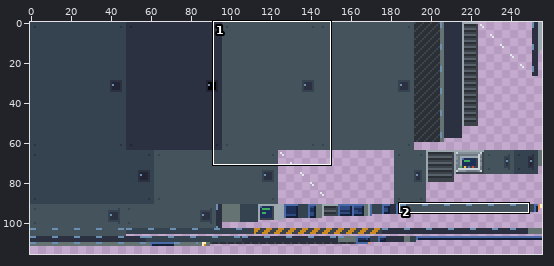
File history of a pixel-art file, src/main/art/machines/machine/precision_assembler.aseprite. Above: a wide view before the commit, with the close-up outlined.
Close-up. As it was:
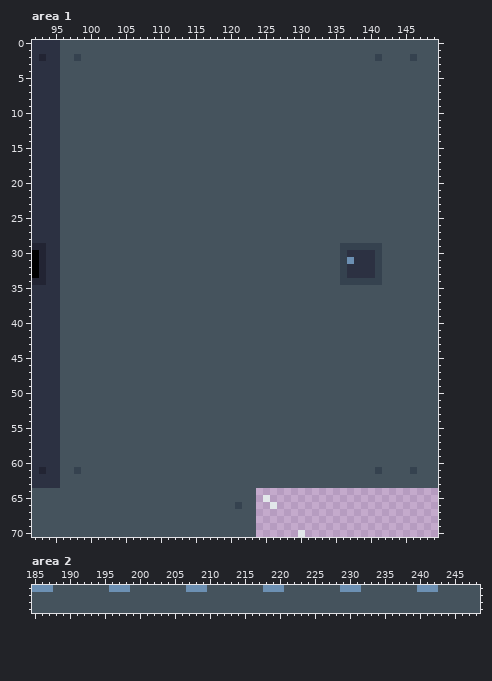
256x128 pixels, 1 frame. Colours within 5 levels of each other are drawn and written as one. Shown: area 1: x 92..149, y 0..70; area 2: x 185..248, y 91..94. The wide view leaves out empty margins. The commit also changed other parts of the picture, which this record leaves out.
And afterwards:
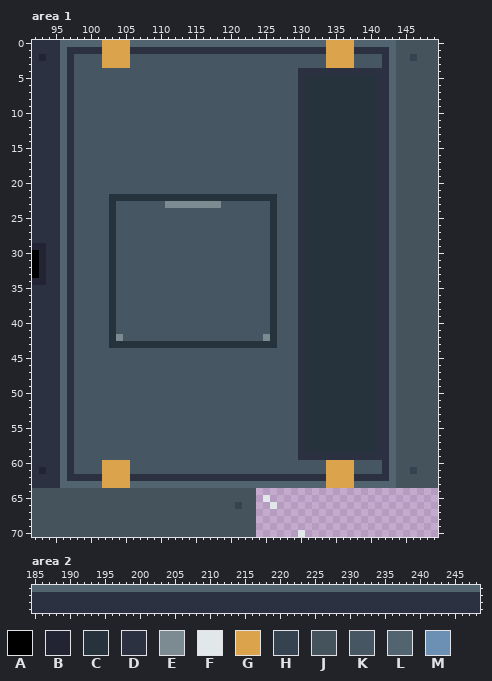
Palette (. is transparent): A #000000  B #222433  C #26323c  D #2c3142  E #7b8b91  F #e2e7ea  G #daa34c  H #35424f  J #45535d  K #465663  L #536471  M #6c90b3
Log entry: Apply guarded furnace and graphite industrial finishes
Changes in this commit:
layer "Guarded graphite roof" added
layer "Access panels and safety guards" added
Changed rows in their new state; - is an unchanged pixel.
Area 1, layers "Access panels and safety guards", "Guarded graphite roof":
first column x 96:
 0 LLLLLLGGGGLLLLLLLLLLLLLLLLLLLLLLLLLLLLGGGGLLLLLL
 1 LDDDDDGGGGDDDDDDDDDDDDDDDDDDDDDDDDDDDDGGGGDDDDDL
 2 LDKKKKGGGGKKKKKKKKKKKKKKKKKKKKKKKKKKKKGGGGKKKKDL
 3 LDKKKKGGGGKKKKKKKKKKKKKKKKKKKKKKKKKKKKGGGGKKKKDL
 4 LDKKKKKKKKKKKKKKKKKKKKKKKKKKKKKKKKDDDDDDDDDDDDDL
 5 LDKKKKKKKKKKKKKKKKKKKKKKKKKKKKKKKKDCCCCCCCCCCDDL
 6 LDKKKKKKKKKKKKKKKKKKKKKKKKKKKKKKKKDCCCCCCCCCCDDL
 7 LDKKKKKKKKKKKKKKKKKKKKKKKKKKKKKKKKDCCCCCCCCCCDDL
 8 LDKKKKKKKKKKKKKKKKKKKKKKKKKKKKKKKKDCCCCCCCCCCDDL
 9 LDKKKKKKKKKKKKKKKKKKKKKKKKKKKKKKKKDCCCCCCCCCCDDL
10 LDKKKKKKKKKKKKKKKKKKKKKKKKKKKKKKKKDCCCCCCCCCCDDL
11 LDKKKKKKKKKKKKKKKKKKKKKKKKKKKKKKKKDCCCCCCCCCCDDL
12 LDKKKKKKKKKKKKKKKKKKKKKKKKKKKKKKKKDCCCCCCCCCCDDL
13 LDKKKKKKKKKKKKKKKKKKKKKKKKKKKKKKKKDCCCCCCCCCCDDL
14 LDKKKKKKKKKKKKKKKKKKKKKKKKKKKKKKKKDCCCCCCCCCCDDL
15 LDKKKKKKKKKKKKKKKKKKKKKKKKKKKKKKKKDCCCCCCCCCCDDL
16 LDKKKKKKKKKKKKKKKKKKKKKKKKKKKKKKKKDCCCCCCCCCCDDL
17 LDKKKKKKKKKKKKKKKKKKKKKKKKKKKKKKKKDCCCCCCCCCCDDL
18 LDKKKKKKKKKKKKKKKKKKKKKKKKKKKKKKKKDCCCCCCCCCCDDL
19 LDKKKKKKKKKKKKKKKKKKKKKKKKKKKKKKKKDCCCCCCCCCCDDL
20 LDKKKKKKKKKKKKKKKKKKKKKKKKKKKKKKKKDCCCCCCCCCCDDL
21 LDKKKKKKKKKKKKKKKKKKKKKKKKKKKKKKKKDCCCCCCCCCCDDL
22 LDKKKKKCCCCCCCCCCCCCCCCCCCCCCCCKKKDCCCCCCCCCCDDL
23 LDKKKKKCKKKKKKKEEEEEEEEKKKKKKKCKKKDCCCCCCCCCCDDL
24 LDKKKKKCKKKKKKKKKKKKKKKKKKKKKKCKKKDCCCCCCCCCCDDL
25 LDKKKKKCKKKKKKKKKKKKKKKKKKKKKKCKKKDCCCCCCCCCCDDL
26 LDKKKKKCKKKKKKKKKKKKKKKKKKKKKKCKKKDCCCCCCCCCCDDL
27 LDKKKKKCKKKKKKKKKKKKKKKKKKKKKKCKKKDCCCCCCCCCCDDL
28 LDKKKKKCKKKKKKKKKKKKKKKKKKKKKKCKKKDCCCCCCCCCCDDL
29 LDKKKKKCKKKKKKKKKKKKKKKKKKKKKKCKKKDCCCCCCCCCCDDL
30 LDKKKKKCKKKKKKKKKKKKKKKKKKKKKKCKKKDCCCCCCCCCCDDL
31 LDKKKKKCKKKKKKKKKKKKKKKKKKKKKKCKKKDCCCCCCCCCCDDL
32 LDKKKKKCKKKKKKKKKKKKKKKKKKKKKKCKKKDCCCCCCCCCCDDL
33 LDKKKKKCKKKKKKKKKKKKKKKKKKKKKKCKKKDCCCCCCCCCCDDL
34 LDKKKKKCKKKKKKKKKKKKKKKKKKKKKKCKKKDCCCCCCCCCCDDL
35 LDKKKKKCKKKKKKKKKKKKKKKKKKKKKKCKKKDCCCCCCCCCCDDL
36 LDKKKKKCKKKKKKKKKKKKKKKKKKKKKKCKKKDCCCCCCCCCCDDL
37 LDKKKKKCKKKKKKKKKKKKKKKKKKKKKKCKKKDCCCCCCCCCCDDL
38 LDKKKKKCKKKKKKKKKKKKKKKKKKKKKKCKKKDCCCCCCCCCCDDL
39 LDKKKKKCKKKKKKKKKKKKKKKKKKKKKKCKKKDCCCCCCCCCCDDL
40 LDKKKKKCKKKKKKKKKKKKKKKKKKKKKKCKKKDCCCCCCCCCCDDL
41 LDKKKKKCKKKKKKKKKKKKKKKKKKKKKKCKKKDCCCCCCCCCCDDL
42 LDKKKKKCEKKKKKKKKKKKKKKKKKKKKECKKKDCCCCCCCCCCDDL
43 LDKKKKKCCCCCCCCCCCCCCCCCCCCCCCCKKKDCCCCCCCCCCDDL
44 LDKKKKKKKKKKKKKKKKKKKKKKKKKKKKKKKKDCCCCCCCCCCDDL
45 LDKKKKKKKKKKKKKKKKKKKKKKKKKKKKKKKKDCCCCCCCCCCDDL
46 LDKKKKKKKKKKKKKKKKKKKKKKKKKKKKKKKKDCCCCCCCCCCDDL
47 LDKKKKKKKKKKKKKKKKKKKKKKKKKKKKKKKKDCCCCCCCCCCDDL
48 LDKKKKKKKKKKKKKKKKKKKKKKKKKKKKKKKKDCCCCCCCCCCDDL
49 LDKKKKKKKKKKKKKKKKKKKKKKKKKKKKKKKKDCCCCCCCCCCDDL
50 LDKKKKKKKKKKKKKKKKKKKKKKKKKKKKKKKKDCCCCCCCCCCDDL
51 LDKKKKKKKKKKKKKKKKKKKKKKKKKKKKKKKKDCCCCCCCCCCDDL
52 LDKKKKKKKKKKKKKKKKKKKKKKKKKKKKKKKKDCCCCCCCCCCDDL
53 LDKKKKKKKKKKKKKKKKKKKKKKKKKKKKKKKKDCCCCCCCCCCDDL
54 LDKKKKKKKKKKKKKKKKKKKKKKKKKKKKKKKKDCCCCCCCCCCDDL
55 LDKKKKKKKKKKKKKKKKKKKKKKKKKKKKKKKKDCCCCCCCCCCDDL
56 LDKKKKKKKKKKKKKKKKKKKKKKKKKKKKKKKKDCCCCCCCCCCDDL
57 LDKKKKKKKKKKKKKKKKKKKKKKKKKKKKKKKKDCCCCCCCCCCDDL
58 LDKKKKKKKKKKKKKKKKKKKKKKKKKKKKKKKKDCCCCCCCCCCDDL
59 LDKKKKKKKKKKKKKKKKKKKKKKKKKKKKKKKKDDDDDDDDDDDDDL
60 LDKKKKGGGGKKKKKKKKKKKKKKKKKKKKKKKKKKKKGGGGKKKKDL
61 LDKKKKGGGGKKKKKKKKKKKKKKKKKKKKKKKKKKKKGGGGKKKKDL
62 LDDDDDGGGGDDDDDDDDDDDDDDDDDDDDDDDDDDDDGGGGDDDDDL
63 LLLLLLGGGGLLLLLLLLLLLLLLLLLLLLLLLLLLLLGGGGLLLLLL
Area 2, layer "Guarded graphite roof":
first column x 185:
91 LLLLLLLLLLLLLLLLLLLLLLLLLLLLLLLLLLLLLLLLLLLLLLLLLLLLLLLLLLLLLLLL
92 DDDDDDDDDDDDDDDDDDDDDDDDDDDDDDDDDDDDDDDDDDDDDDDDDDDDDDDDDDDDDDDD
93 DDDDDDDDDDDDDDDDDDDDDDDDDDDDDDDDDDDDDDDDDDDDDDDDDDDDDDDDDDDDDDDD
94 DDDDDDDDDDDDDDDDDDDDDDDDDDDDDDDDDDDDDDDDDDDDDDDDDDDDDDDDDDDDDDDD
Boxes around the changes in both close-ups, in picture pixels (x1, y1, x2, y2):
changed: (60, 40, 396, 488)
changed: (32, 585, 480, 613)
